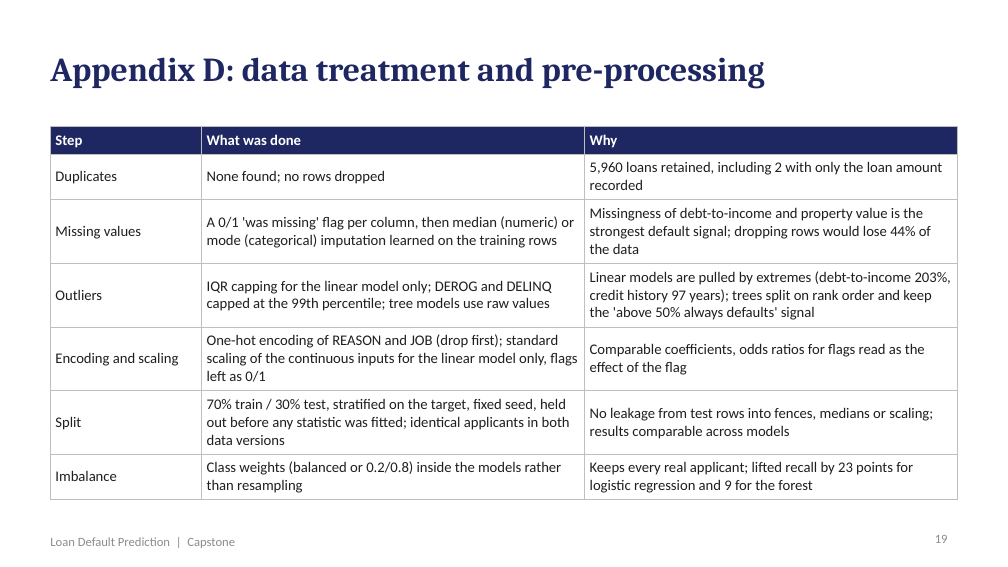
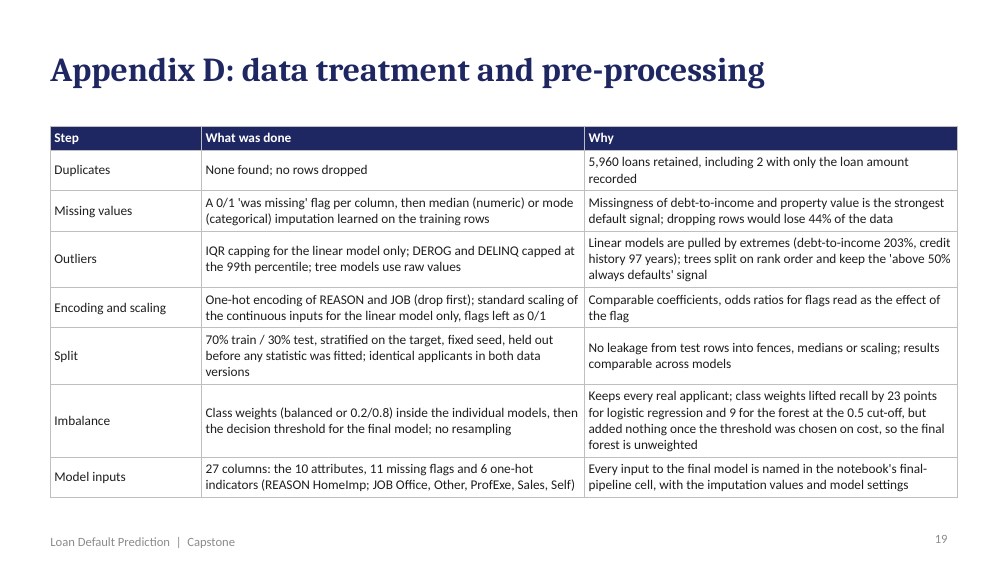
Before and after one commit to shubham1891/Personal-code, a slide deck: slide 19 of presentation/Loan_Default_Prediction_Presentation.pptx. Drawn at 1008x567 pixels with LibreOffice and Linux fonts; fonts in the diff are those of the drawing. Boxes give left, top, right and bottom in pixels: in the first picture for what was removed or moved away, otherwise in the second. Text is boxed around its words. In the diff, an @@ line names an element or a change of style, - is before the commit and + after.

```diff
--- a/presentation/Loan_Default_Prediction_Presentation.pptx
+++ b/presentation/Loan_Default_Prediction_Presentation.pptx
@@ table at bbox=[50, 126, 958, 496] @@
-row 7: Imbalance | Class weights (balanced or 0.2/0.8) inside the models rather than resampling | Keeps every real applicant; lifted recall by 23 points for logistic regression and 9 for the forest
+row 7: Imbalance | Class weights (balanced or 0.2/0.8) inside the individual models, then the decision threshold for the final model; no resampling | Keeps every real applicant; class weights lifted recall by 23 points for logistic regression and 9 for the forest at the 0.5 cut-off, but added nothing once the threshold was chosen on cost, so the final forest is unweighted
+row 8: Model inputs | 27 columns: the 10 attributes, 11 missing flags and 6 one-hot indicators (REASON HomeImp; JOB Office, Other, ProfExe, Sales, Self) | Every input to the final model is named in the notebook's final-pipeline cell, with the imputation values and model settings
```
Also in this commit, not shown: 9 other slides changed, 18 other files.
